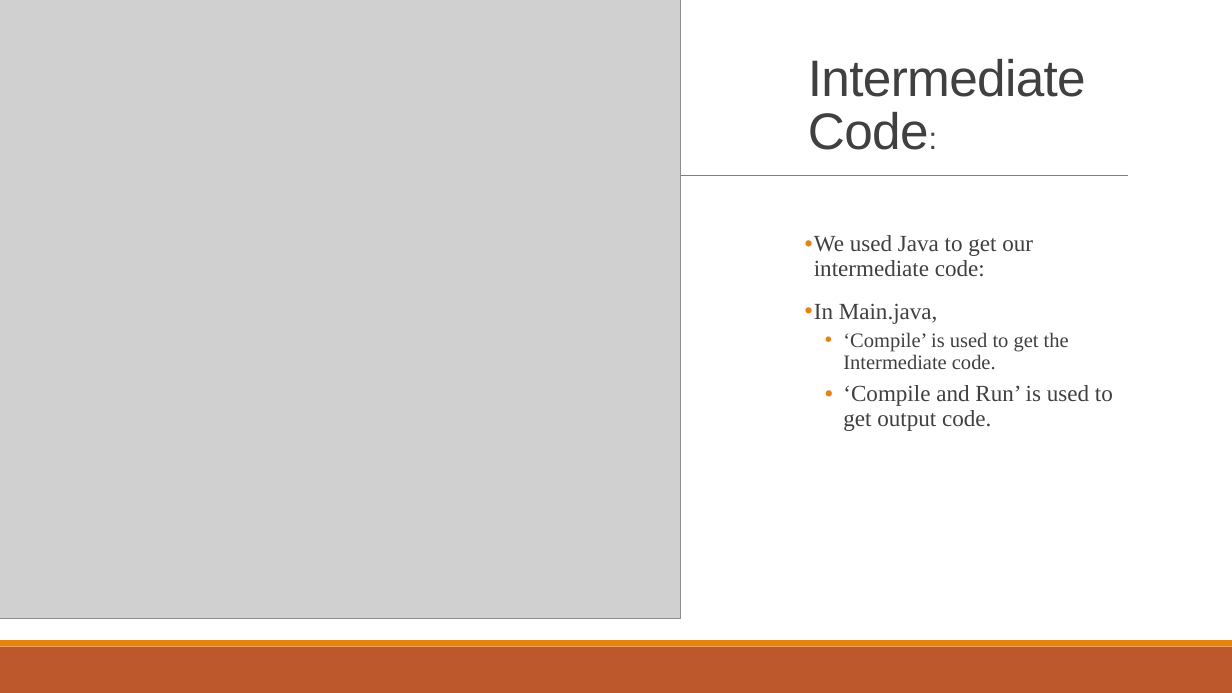
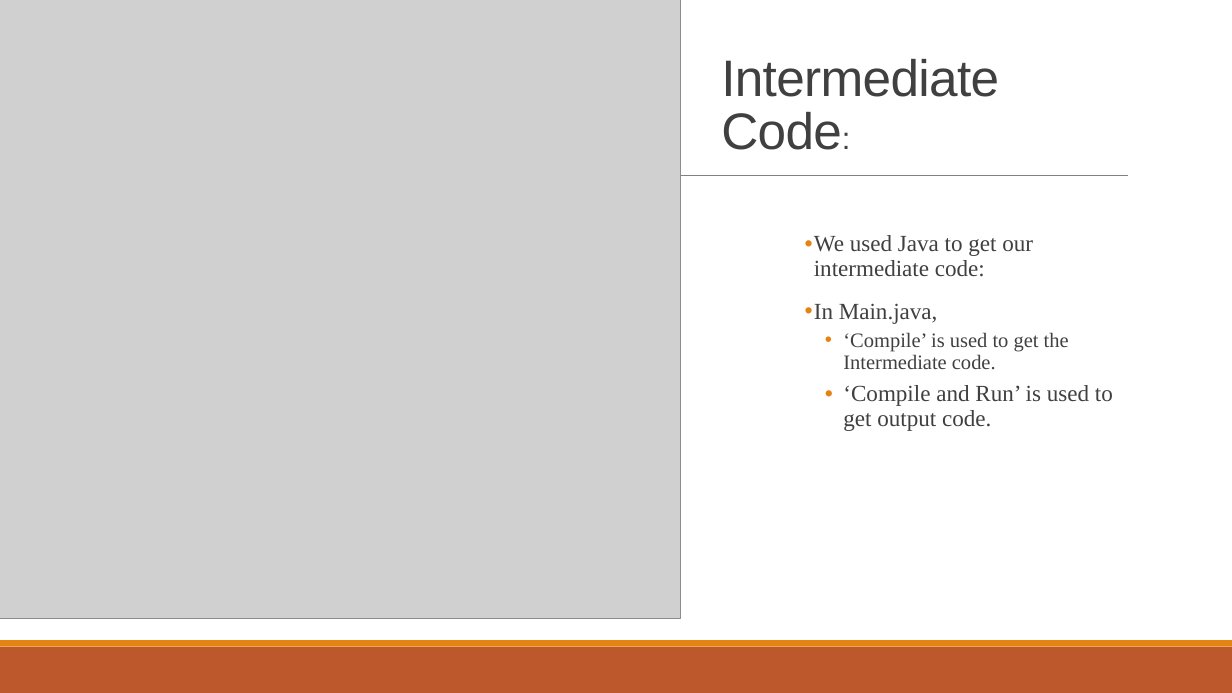
Before and after one commit to parammehta/Compiler-and-Virtual-Machine-for-a-Programming-Language, a slide deck: slide 11 of doc/The APLA Language.pptx. Drawn at 1232x693 pixels with LibreOffice and Linux fonts; fonts in the diff are those of the drawing; grey boxes stand for pictures. Boxes give left, top, right and bottom in pixels: in the first picture for what was removed or moved away, otherwise in the second. Text is boxed around its words. In the diff, an @@ line names an element or a change of style, - is before the commit and + after.

```diff
--- a/doc/The APLA Language.pptx
+++ b/doc/The APLA Language.pptx
@@ title "Intermediate Code:": place and size @@
-title "Intermediate Code:" at (808,59,1086,150)
+title "Intermediate Code:" at (721,59,999,150)
```
Also in this commit, not shown: 1 other slide changed, 1 slide added, 1 other file.
